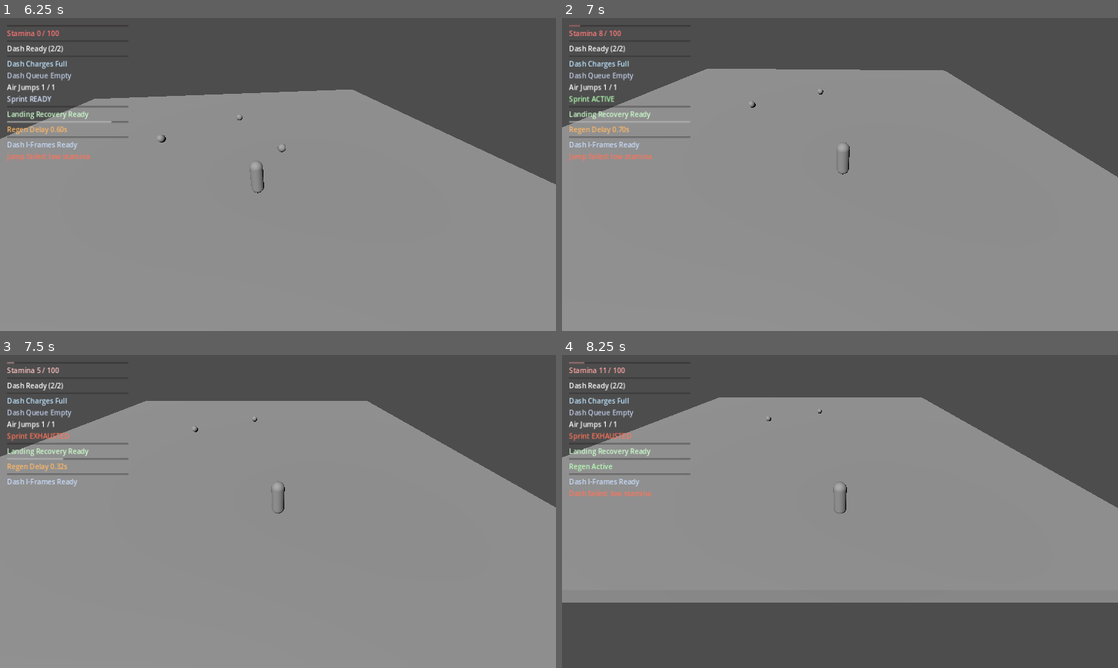
Above: before the commit, frames 1-4 (two rows, left to right).
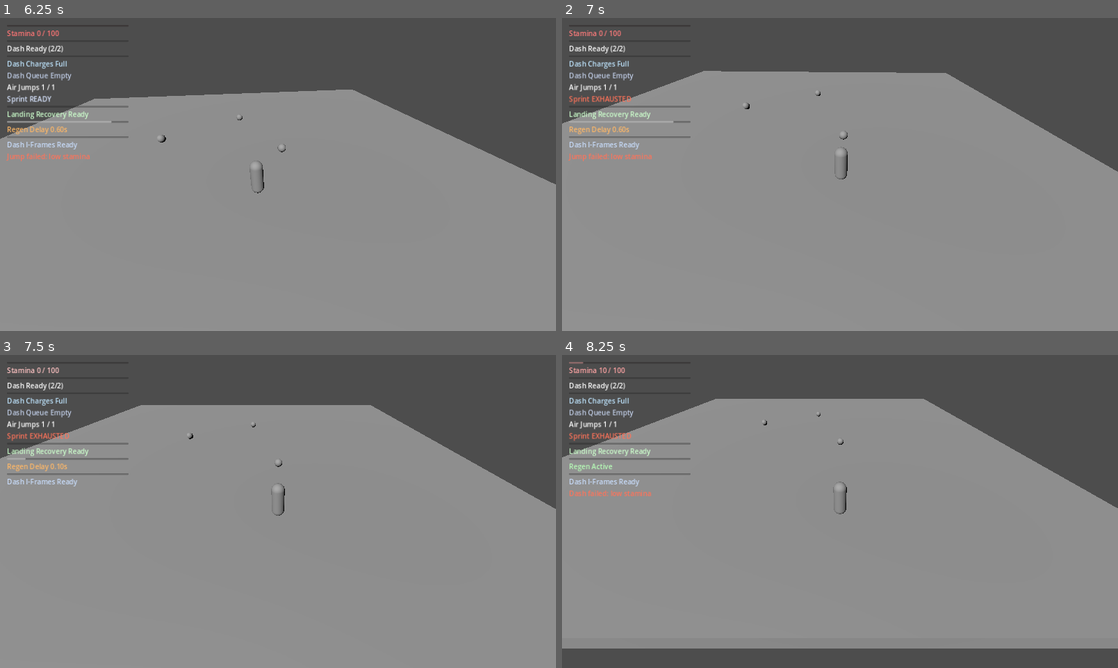
Above: after the commit, the same moments.

Repository: thegoatleroyjenkins/arpg-game
Game: Godot game, scene res://prototype3d/main_3d.tscn
The game is run twice, just before and just after one commit, with the same random seed, the same clock (stepped at 60 frames per second) and the same inputs. This scene is started directly instead of the project's main scene.
Inputs (mouse positions are in pixels of both pictures, inside the frame that each line leads up to):
- Up to frame 1 (6.25 s): tap Enter (ui_accept) at 0.5 s; move the mouse to (305, 174) at 0.52 s; press the mouse at (305, 174) at 0.53 s; hold W (move_up) 0.53-5.78 s; tap Space (jump) at 0.77, 1.52, 3.02, 3.77, 4.52, 6.02 s; move the mouse to (250, 174) at 1.27 s; release the mouse at (250, 174) at 1.28 s; tap Q (dash) at 1.35, 3.6, 5.85 s; move the mouse to (289, 168) at 2.02 s; hold Shift (sprint) 2.03-2.78 s; move the mouse to (272, 180) at 2.77 s; click (272, 180) at 2.85 s; move the mouse to (316, 177) at 3.52 s; move the mouse to (233, 171) at 4.27 s; tap Shift (sprint) at 4.35 s; move the mouse to (283, 174) at 5.02 s; press the mouse at (283, 174) at 5.03 s; move the mouse to (255, 168) at 5.77 s; release the mouse at (255, 168) at 5.78 s; hold D (move_right) from 5.78 s (still down)
- Up to frame 2 (7 s): move the mouse to (867, 174) at 6.52 s; release D (move_right) at 6.53 s; hold W (move_up) from 6.53 s (still down); hold Shift (sprint) from 6.53 s (still down); tap Space (jump) at 6.77 s
- Up to frame 3 (7.5 s): keep holding W (move_up); move the mouse to (250, 511) at 7.27 s; release Shift (sprint) at 7.28 s; click (250, 511) at 7.35 s
- Up to frame 4 (8.25 s): keep holding W (move_up); tap Space (jump) at 7.52 s; move the mouse to (851, 505) at 8.02 s; tap Q (dash) at 8.1 s

Frame 1 is identical in both runs. In frame 2, 1.0% of the frame differs, in the area x 0-100%, y 2-52%; in frame 3, 1.0%; in frame 4, 15%, in the area x 0-100%, y 2-94%.

Commit message:
Add smoother stamina orb magnet easing and auto-collect

Diff:
--- a/prototype3d/stamina_pickup_3d.gd
+++ b/prototype3d/stamina_pickup_3d.gd
@@ -8,6 +8,9 @@
 @export_group("Magnet")
 @export var magnet_radius: float = 4.0
 @export var magnet_speed: float = 10.0
+@export_range(0.0, 1.0, 0.01) var magnet_min_speed_ratio: float = 0.35
+@export_range(0.5, 3.0, 0.05) var magnet_speed_curve_power: float = 1.4
+@export var magnet_auto_collect_radius: float = 0.75
 @export_range(0.0, 1.0, 0.01) var magnet_missing_stamina_ratio: float = 0.2
 
 @onready var mesh: Node3D = $MeshInstance3D
@@ -31,6 +34,9 @@
 		_update_magnet_motion(delta)
 
 func _on_body_entered(body: Node) -> void:
+	_try_collect(body)
+
+func _try_collect(body: Node) -> void:
 	if not _active:
 		return
 	if not body.has_method("restore_stamina"):
@@ -39,8 +45,11 @@
 	if restored <= 0.0:
 		return
 	_deactivate()
-	await get_tree().create_timer(max(0.1, respawn_time)).timeout
-	_activate()
+	_begin_respawn_timer()
+
+func _begin_respawn_timer() -> void:
+	var timer := get_tree().create_timer(max(0.1, respawn_time))
+	timer.timeout.connect(_activate, CONNECT_ONE_SHOT)
 
 func _deactivate() -> void:
 	_active = false
@@ -75,8 +84,14 @@
 		return
 	if not _target_needs_stamina(player):
 		return
+	if distance <= max(0.05, magnet_auto_collect_radius):
+		_try_collect(player)
+		return
 	var direction: Vector3 = to_player / distance
-	global_position += direction * magnet_speed * delta
+	var magnet_progress: float = clamp(1.0 - (distance / magnet_radius), 0.0, 1.0)
+	var speed_curve: float = pow(magnet_progress, max(0.5, magnet_speed_curve_power))
+	var speed_scale: float = lerpf(clamp(magnet_min_speed_ratio, 0.0, 1.0), 1.0, speed_curve)
+	global_position += direction * magnet_speed * speed_scale * delta
 
 func _get_magnet_target() -> Node3D:
 	var players: Array[Node] = get_tree().get_nodes_in_group("player_3d")
Not shown, changed: README.md
